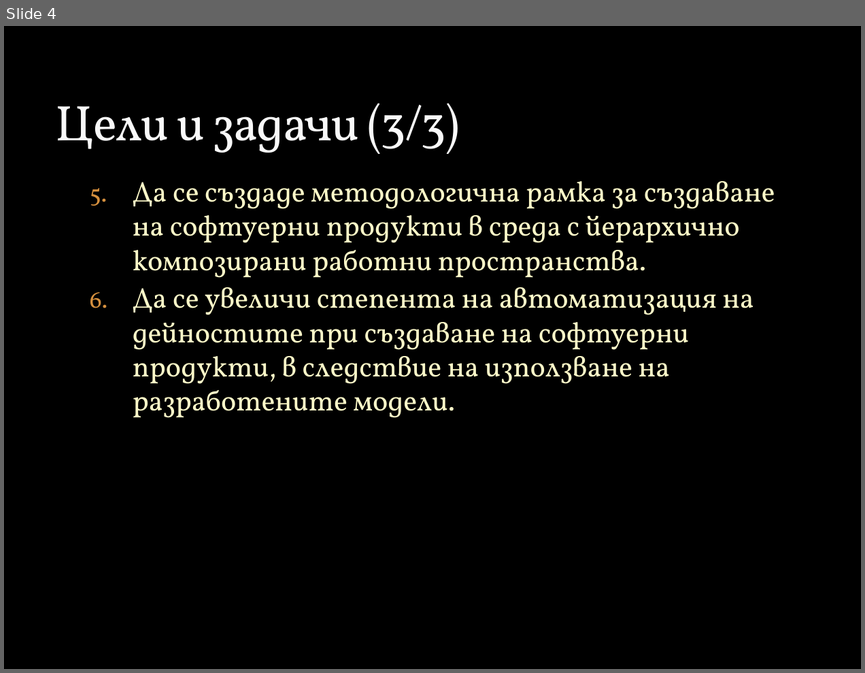
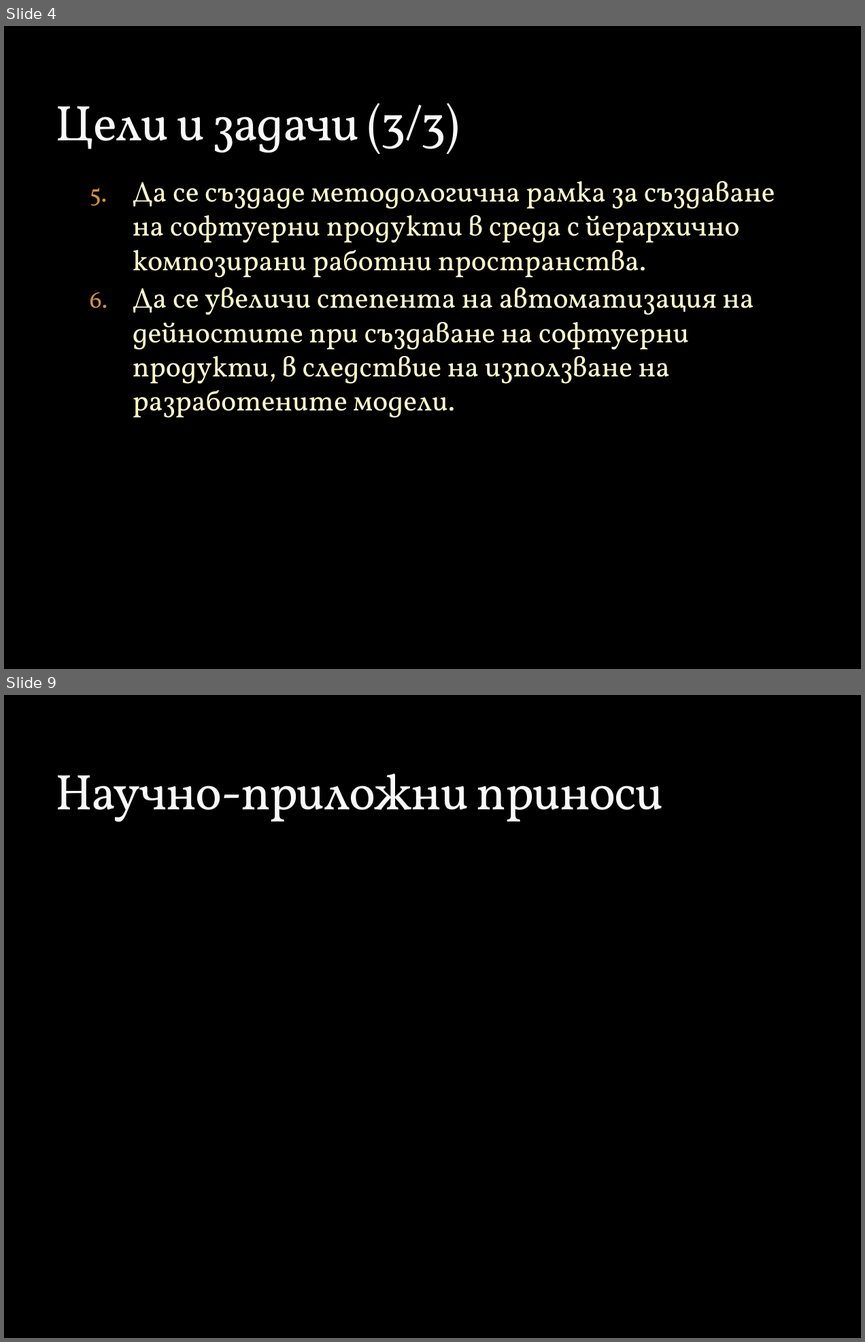
Before and after one commit to vjotov/versia, a slide deck: doc/Presentation.pptx. Shown one above the other, each under a label of ours: slide 4 before the commit, slides 4 and 9 after it; the slides between them are not shown. The pictures are 865x673 and 865x1342 pixels, drawn with LibreOffice and Linux fonts; fonts in the diff are those of the drawing; background and template pictures are left out. Boxes give left, top, right and bottom in pixels: in the first picture for what was removed or moved away, otherwise in the second. Text is boxed around its words. In the diff, an @@ line names an element or a change of style, - is before the commit and + after.

```diff
--- a/doc/Presentation.pptx
+++ b/doc/Presentation.pptx
@@ slide 9 added at box(4, 695, 861, 1338), background picture (left out) @@
@@ title added at box(55, 773, 664, 822), 42 pt, text #F9F9F9 @@
+Научно-приложни приноси
```
Also in this commit, not shown: 1 slide changed, 5 other slides added, 1 other file.
